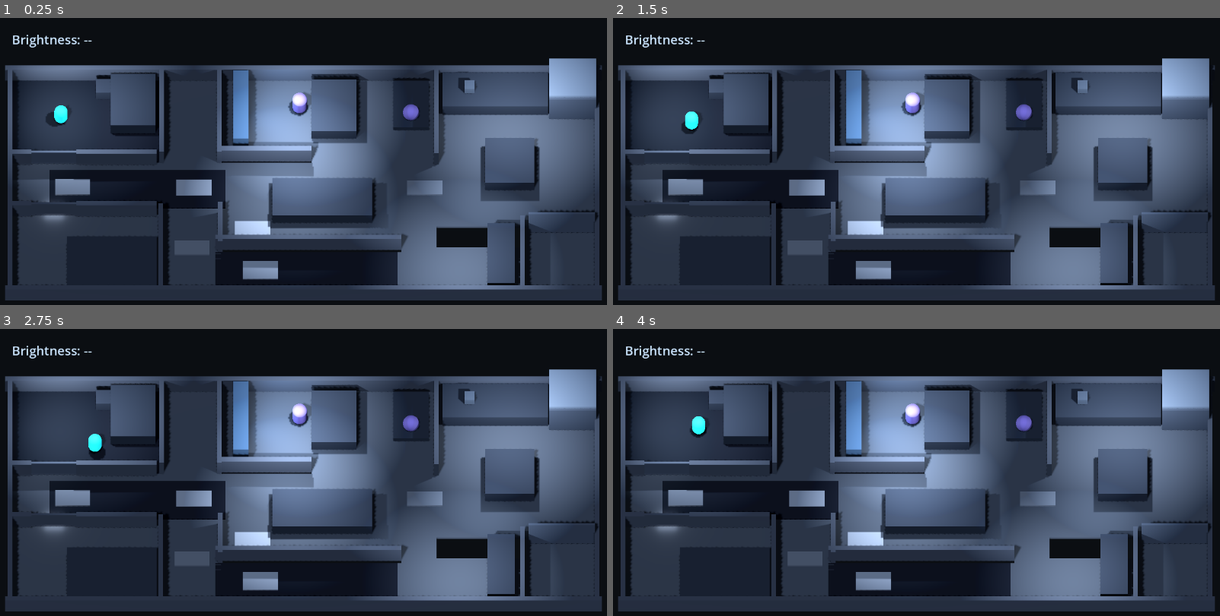
Above: before the commit, frames 1-4 (two rows, left to right).
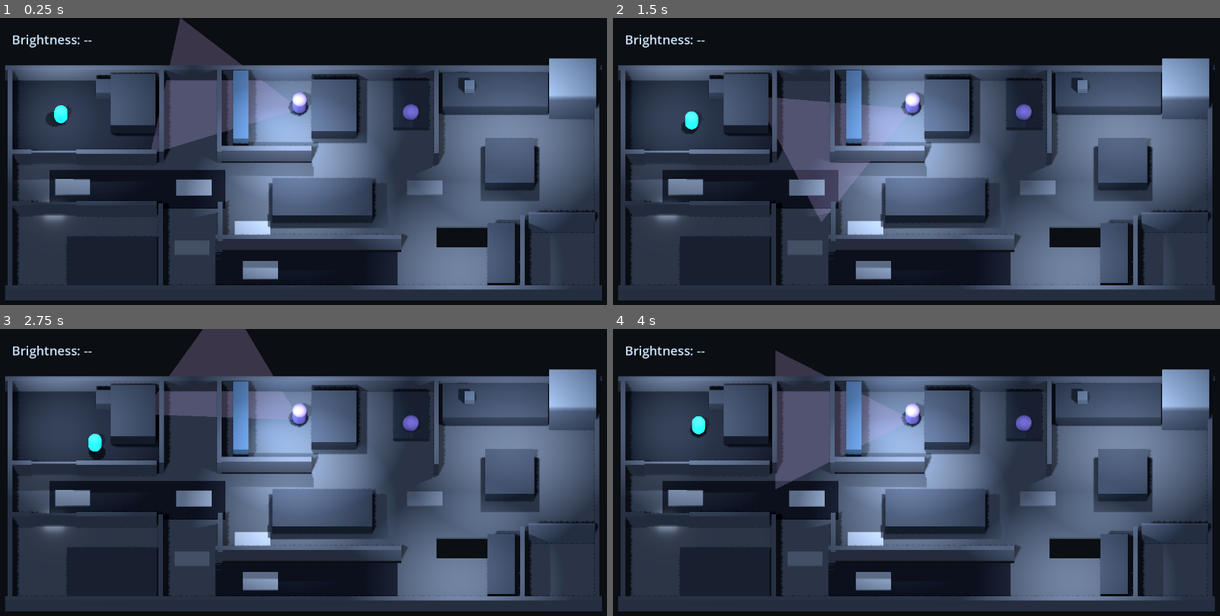
Above: after the commit, the same moments.

Repository: mrglass86/gmtk-gamejam-2026
Game: Godot game, scene res://scenes/Main.tscn
Same seed, same stepped clock (60 frames per second), same inputs: the game is played once before the commit and once after it.
Inputs:
- Up to frame 1 (0.25 s): no input
- Up to frame 2 (1.5 s): hold D (move_right) 0.53-1.28 s; hold E (interact) 0.53-1.28 s; hold S (move_back) from 1.28 s (still down); tap Shift (run) at 1.35 s
- Up to frame 3 (2.75 s): release S (move_back) at 2.03 s; hold D (move_right) from 2.03 s (still down); hold E (interact) from 2.03 s (still down)
- Up to frame 4 (4 s): release D (move_right) at 2.78 s; release E (interact) at 2.78 s; hold W (move_forward) 2.78-3.53 s; tap Shift (run) at 2.85 s; hold A (move_left) from 3.53 s (still down); hold E (interact) from 3.53 s (still down)

The runs differ from the first frame. In frame 1, 3.6% of the frame differs, in the area x 24-49%, y 0-47%; in frame 2, 3.5%; in frame 3, 3.2%; in frame 4, 3.7%, in the area x 26-49%, y 7-56%.

Commit message:
Implement A4 ambient masking

Diff:
--- a/game/scenes/Main.tscn
+++ b/game/scenes/Main.tscn
@@ -10,6 +10,7 @@
 [ext_resource type="PackedScene" path="res://scenes/NoiseSurface.tscn" id="8_noise_surface"]
 [ext_resource type="Script" path="res://scripts/Door.gd" id="9_door"]
 [ext_resource type="Script" path="res://scripts/Snack.gd" id="10_snack"]
+[ext_resource type="Script" path="res://scripts/Parent.gd" id="11_parent"]
 
 [sub_resource type="Environment" id="Environment_main"]
 background_mode = 1
@@ -166,11 +167,35 @@
 
 [node name="Parent" type="Node3D" parent="."]
 position = Vector3(-0.2, 0.7, -4.6)
-script = ExtResource("4_agent")
+script = ExtResource("11_parent")
+routine_rows = [{
+"time": 0.0,
+"position": Vector3(-0.2, 0.7, -4.6),
+"dwell": 60.0,
+"facing": Vector3(-1, 0, 0)
+}, {
+"time": 90.0,
+"position": Vector3(9.5, 0.7, -3.8),
+"dwell": 15.0,
+"facing": Vector3(0, 0, -1)
+}, {
+"time": 130.0,
+"position": Vector3(-0.2, 0.7, -4.6),
+"dwell": 70.0,
+"facing": Vector3(-1, 0, 0)
+}, {
+"time": 240.0,
+"position": Vector3(-12.75, 0.7, -0.8),
+"dwell": 60.0,
+"facing": Vector3(0, 0, -1)
+}]
 
 [node name="Capsule" type="MeshInstance3D" parent="Parent"]
 mesh = SubResource("CapsuleMesh_parent")
 material_override = SubResource("ParentMaterial")
+
+[node name="VisionCone" type="MeshInstance3D" parent="Parent"]
+cast_shadow = 0
 
 [node name="NavigationAgent3D" type="NavigationAgent3D" parent="Parent"]
 path_height_offset = 0.0
--- a/game/scripts/LevelBuilder.gd
+++ b/game/scripts/LevelBuilder.gd
@@ -11,6 +11,12 @@
 @export var lamp_energy: float = 2.0
 @export var lamp_range: float = 7.0
 
+@export_group("Ambient Masking")
+@export var tv_mask_radius: float = 5.5
+@export_range(0.0, 1.0) var tv_mask_strength: float = 0.7
+@export var speaker_mask_radius: float = 4.5
+@export_range(0.0, 1.0) var speaker_mask_strength: float = 0.6
+
 @export var wall_color: Color = Color("#6d727a")
 @export var carpet_color: Color = Color("#353a42")
 @export var hardwood_color: Color = Color("#72777d")
@@ -24,6 +30,7 @@
 	_build_walls()
 	_build_props()
 	_build_lights()
+	_register_ambient_sources()
 	_bake_navigation_once()
 	if _is_layout_capture():
 		_add_review_labels()
@@ -94,6 +101,18 @@
 	_add_area_glow("DoorStripGlow", Vector3(-12.75, 0.2, 1.3), Vector3(-90.0, 0.0, 0.0), Color("#d5dce8"))
 
 
+func _register_ambient_sources() -> void:
+	NoiseSystem.register_ambient_source(
+		"tv", Vector3(-2.75, 0.0, -4.1), tv_mask_radius, tv_mask_strength
+	)
+	NoiseSystem.register_ambient_source(
+		"kitchen_speaker",
+		Vector3(8.5, 0.0, -5.3),
+		speaker_mask_radius,
+		speaker_mask_strength
+	)
+
+
 func _is_layout_capture() -> bool:
 	for argument: String in OS.get_cmdline_user_args():
 		if argument.begins_with("--capture-layout="):
--- a/game/scripts/Main.gd
+++ b/game/scripts/Main.gd
@@ -38,6 +38,10 @@
 		return
 	if OS.get_cmdline_user_args().has("--verify-a02"):
 		_verify_a02_navigation()
+		return
+	if OS.get_cmdline_user_args().has("--verify-a4"):
+		_verify_ambient_masks()
+		get_tree().quit()
 		return
 	var capture_path: String = _capture_path_from_args()
 	if not capture_path.is_empty():
@@ -144,6 +148,26 @@
 	get_tree().quit()
 
 
+func _verify_ambient_masks() -> void:
+	var tv_position: Vector3 = Vector3(-2.75, 0.0, -4.1)
+	var speaker_position: Vector3 = Vector3(8.5, 0.0, -5.3)
+	var tv_mask: float = NoiseSystem.get_mask_at(tv_position)
+	var speaker_mask: float = NoiseSystem.get_mask_at(speaker_position)
+	assert(tv_mask > 0.0)
+	assert(speaker_mask > 0.0)
+
+	NoiseSystem.set_ambient_source_enabled("tv", false)
+	assert(is_zero_approx(NoiseSystem.get_mask_at(tv_position)))
+	NoiseSystem.set_ambient_source_enabled("tv", true)
+	assert(is_equal_approx(NoiseSystem.get_mask_at(tv_position), tv_mask))
+
+	NoiseSystem.set_ambient_source_enabled("kitchen_speaker", false)
+	assert(is_zero_approx(NoiseSystem.get_mask_at(speaker_position)))
+	NoiseSystem.set_ambient_source_enabled("kitchen_speaker", true)
+	assert(is_equal_approx(NoiseSystem.get_mask_at(speaker_position), speaker_mask))
+	print("A4 verification passed: TV/speaker masks register and vanish when disabled.")
+
+
 func _capture_path_from_args() -> String:
 	for argument: String in OS.get_cmdline_user_args():
 		if argument.begins_with("--capture-layout="):
Not shown: 1 places in game/scenes/Main.tscn that only renumber resources
Not shown, added: game/scripts/NoiseIndicator.gd.uid
Not shown, added: game/scripts/NoiseIndicatorManager.gd.uid
Not shown, added: game/scripts/NoiseSurface.gd.uid
Not shown, changed: gamejam/WIRING.md
